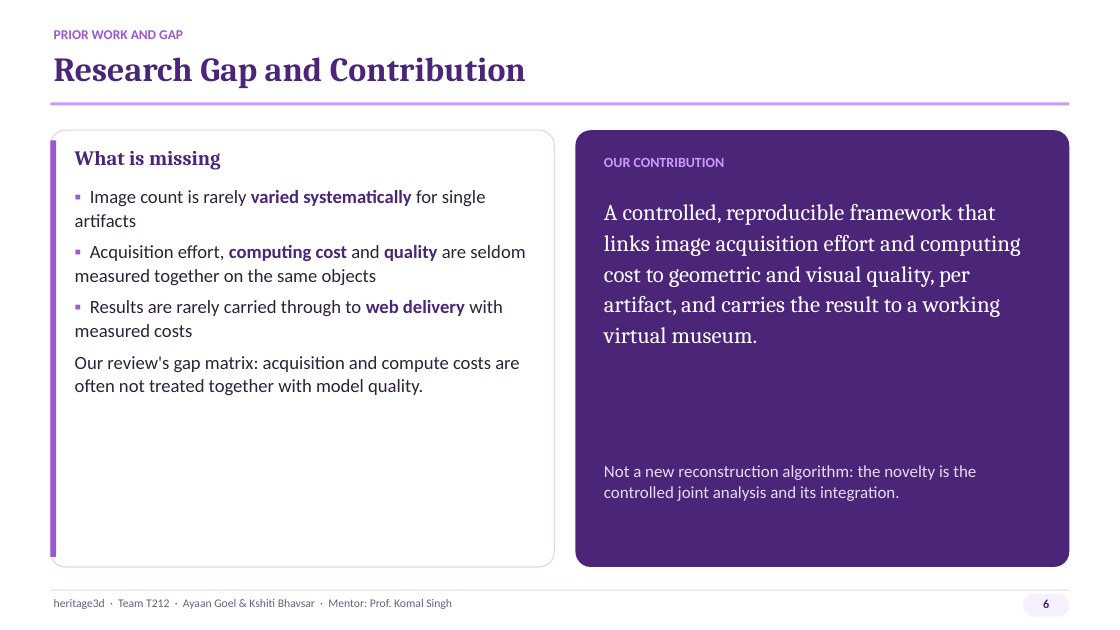
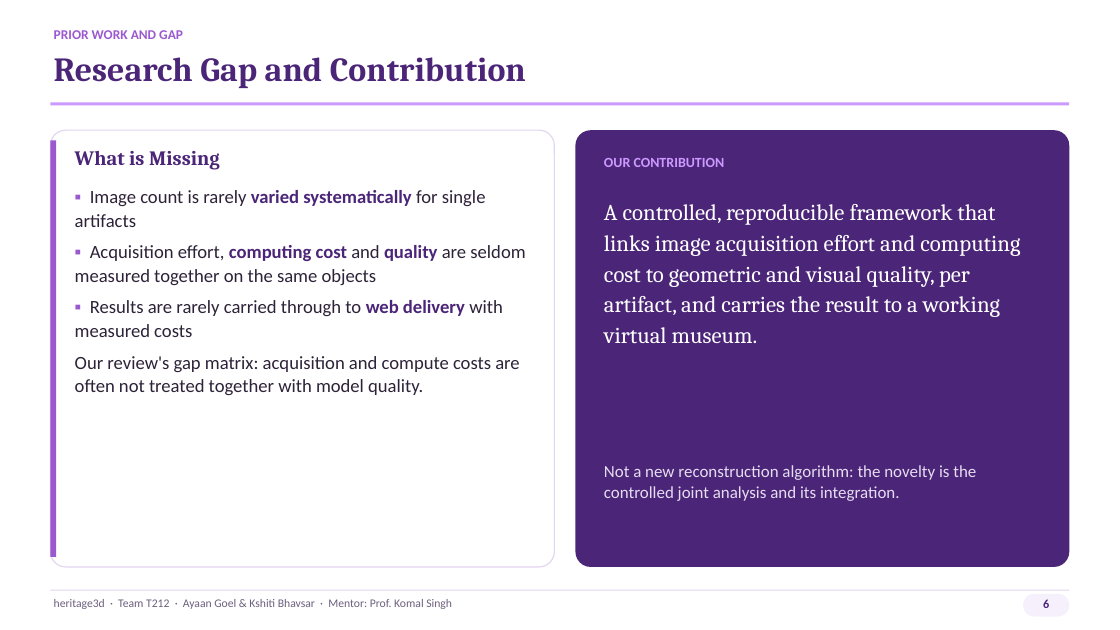
Before and after one commit to ayaan-goel/heritage3d, a slide deck: slide 6 of Deliverables/Presentation/heritage3d_Presentation_v2.pptx. Drawn at 1120x630 pixels with LibreOffice and Linux fonts; fonts in the diff are those of the drawing. Boxes give left, top, right and bottom in pixels: in the first picture for what was removed or moved away, otherwise in the second. Text is boxed around its words. In the diff, an @@ line names an element or a change of style, - is before the commit and + after.

Commit message:
Apply the team's latest presentation edits

```diff
--- a/Deliverables/Presentation/heritage3d_Presentation_v2.pptx
+++ b/Deliverables/Presentation/heritage3d_Presentation_v2.pptx
@@ text at (x1=75, y1=151, x2=220, y2=170): text changed @@
-What is missing
+What is Missing
```
Also in this commit, not shown: 1 other file.
